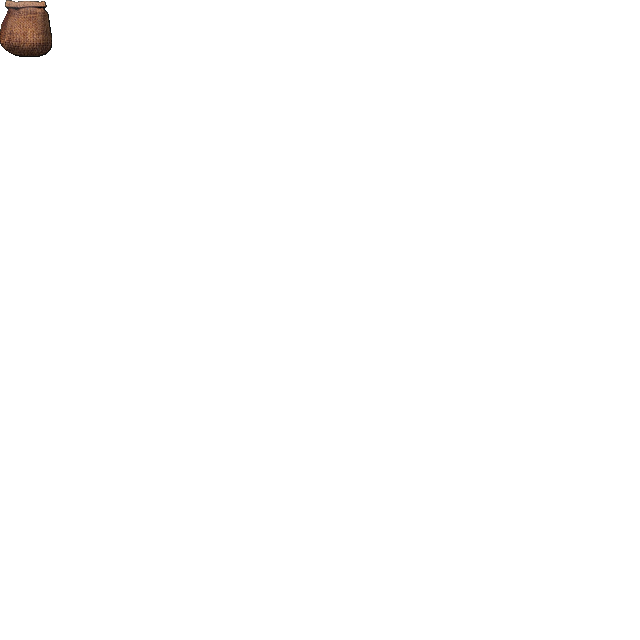
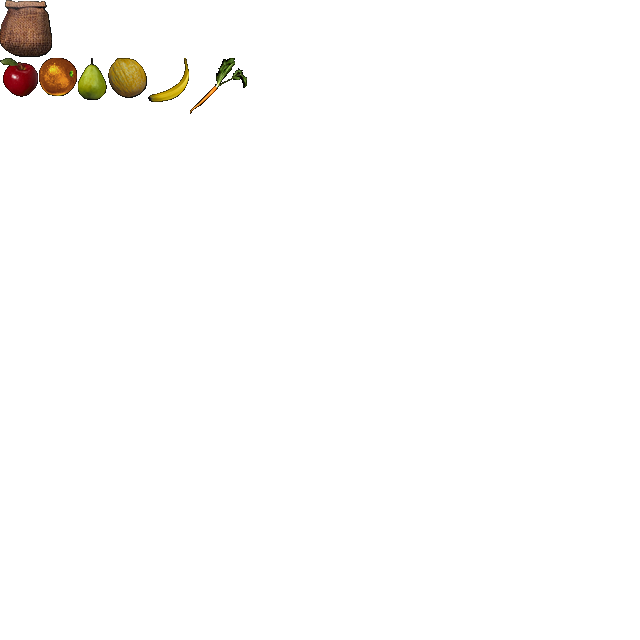
The second 640 x 640 image is a revision of the first. Changes to its layers:
painted on "Arrière-plan" over [0, 58, 247, 114]
